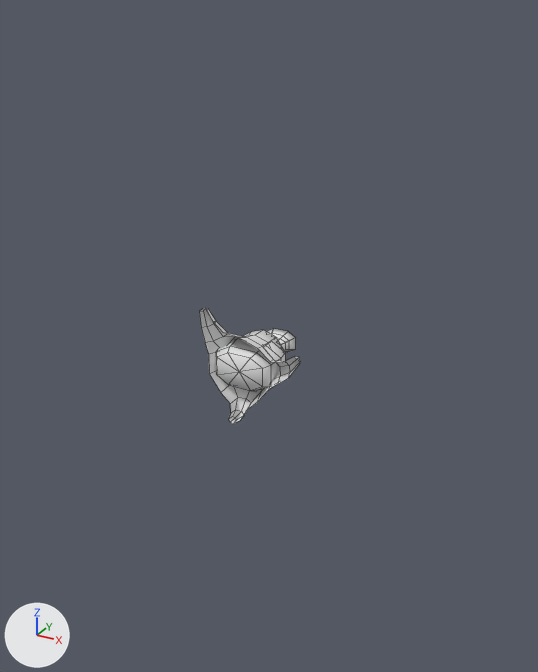
Two versions of the Blender file Assets/Meshes/Props.blend, one commit apart.
One viewpoint serves both versions: a camera (50 mm lens) standing at (2.76, -4.53, 2.63) and looking at (-0.11, 0.69, 0.02). Every picture has the same lights, and +X, +Y and +Z are marked at lower left. Mesh edges are drawn as thin lines.

The first picture shows 'Bag_01', 'Stump_01'.
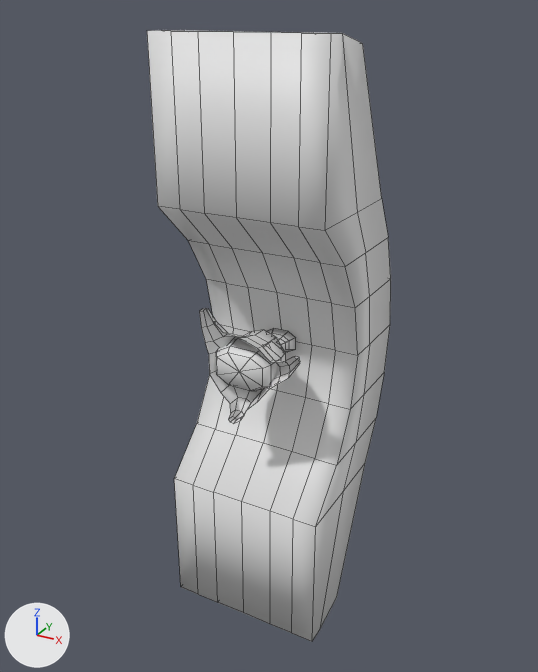
Where the change shows, as pixel boxes (x1, y1, x2, y2) in the pictures (538 x 672 px):
'Bridge_Round', added
    after: (147, 30, 391, 641)

Patch to the scene script:
```diff
--- a/Assets/Meshes/Props.blend.py
+++ b/Assets/Meshes/Props.blend.py
@@ me_cube_019 @@
+me_cube_019.from_pydata(...)  # 162 vertices, 160 faces; spans x -0.7..0.7, y 0.0..1.49, z -2.49..2.49
+me_cube_019.polygons.foreach_set('use_smooth', [True] * 160)
@@ ob_bridge_round @@
+ob_bridge_round = bpy.data.objects.new('Bridge_Round', me_cube_019)
+ob_bridge_round.location = (0.0, 0.0, 0.0)
```
